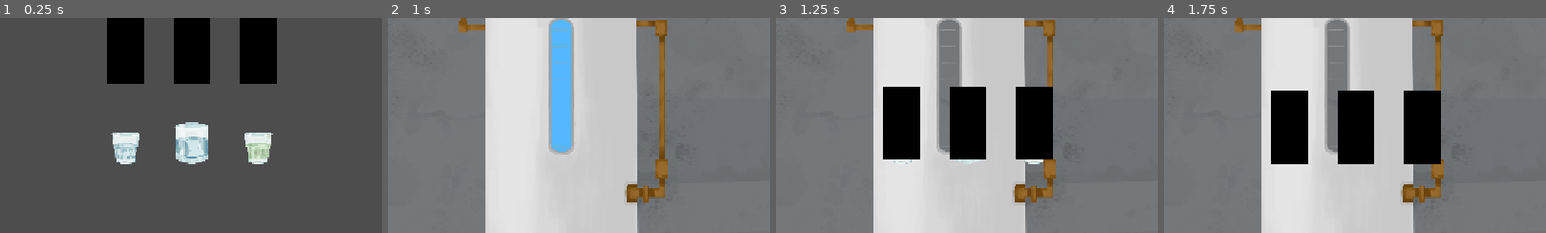
Above: before the commit, frames 1-4 (left to right).
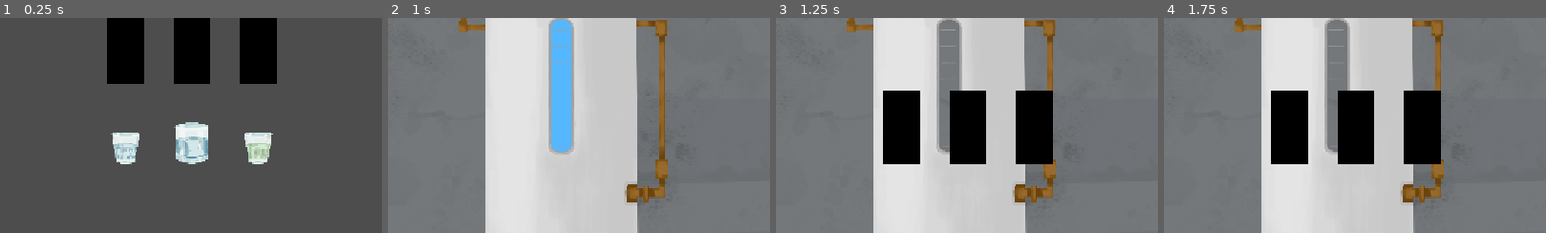
Above: after the commit, the same moments.

Repository: bldng1337/splash
Game: Godot game, scene res://content/W1/L2/main.tscn
Two runs of this game, one before a commit and one after it. Both use one fixed random seed, a clock stepped at 60 frames per second and the inputs below. This scene is started directly instead of the project's main scene. Video files are missing from this copy of the repository; at most half a second of black plays in their place.
Inputs (mouse positions are % of the whole screen's width and height, from its top left):
- Up to frame 1 (0.25 s): no input
- Up to frame 2 (1 s): tap Enter at 0.5 s; move the mouse to (72, 45) at 0.52 s; click (72, 45) at 0.67 s
- Up to frame 3 (1.25 s): no input
- Up to frame 4 (1.75 s): move the mouse to (30, 55) at 1.27 s; click (30, 55) at 1.42 s
The pictures show only the part of the screen within x 25-75%, y 32-82%; the shares and areas given below are measured in that part.

Frames 1-2 are identical in both runs. In frame 3, 1.2% of the frame differs, in the area x 28-73%, y 32-68%; in frame 4, nothing differs.

Commit message:
make easier and make animations faster

Diff:
--- a/content/W1/L2/game.gd
+++ b/content/W1/L2/game.gd
@@ -51,8 +51,8 @@
 		hidden = false
 
 	func update(delta:float) -> void:
-		hider.position.y = lerp(hider.position.y, float(0 if hidden else -glass_height), delta*5)
-		node.position = lerp(node.position, want_pos, delta*3)
+		hider.position.y = lerp(hider.position.y, float(0 if hidden else -glass_height), delta*5+5*manager.get_difficulty())
+		node.position = lerp(node.position, want_pos, delta*2.5+manager.get_difficulty())
 
 var start=false
 var is_ready=false
--- a/general/GameManager.gd
+++ b/general/GameManager.gd
@@ -21,7 +21,7 @@
 var lives: int = 3
 var num_games=0
 
-var base_time: float = 15.0
+var base_time: float = 30.0
 var game_start_time: float = 0.0
 
 var running=true
